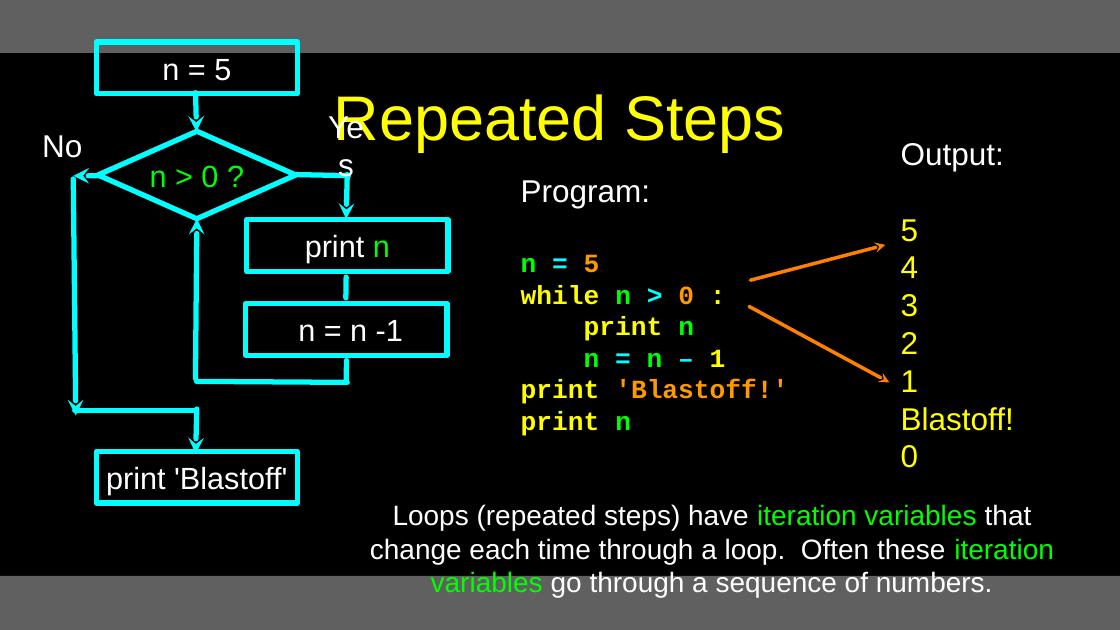
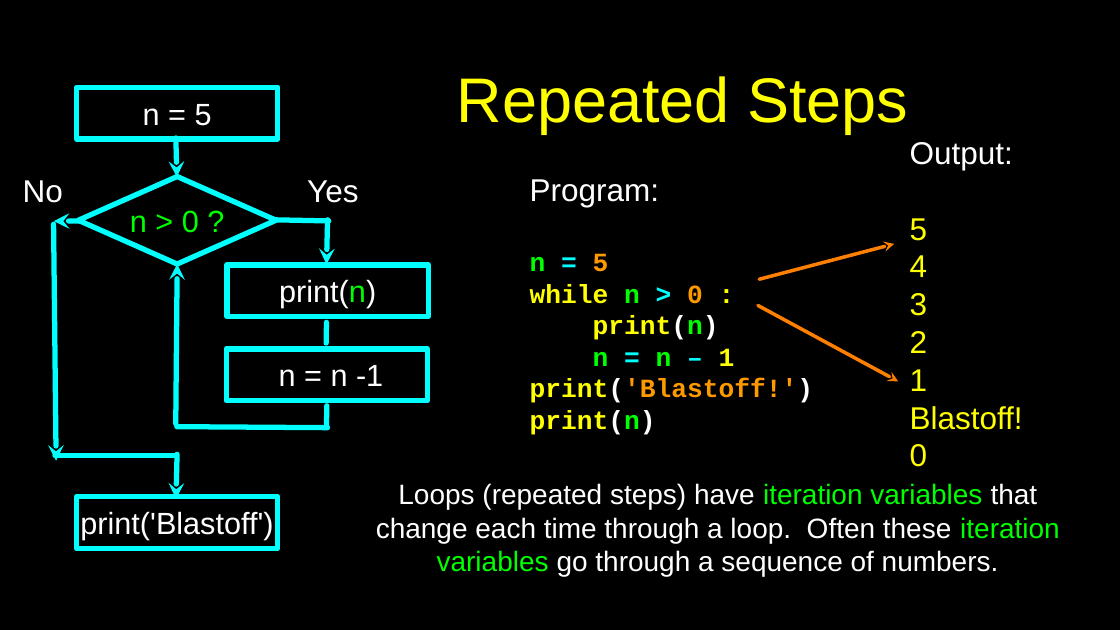
Before and after one commit to csev/py4e, a slide deck: slide 2 of lectures3/Pythonlearn-05-Iterations.pptx. Drawn at 1120x630 pixels with LibreOffice and Linux fonts; fonts in the diff are those of the drawing. Boxes give left, top, right and bottom in pixels: in the first picture for what was removed or moved away, otherwise in the second. Text is boxed around its words. In the diff, an @@ line names an element or a change of style, - is before the commit and + after.

```diff
--- a/lectures3/Pythonlearn-05-Iterations.pptx
+++ b/lectures3/Pythonlearn-05-Iterations.pptx
@@ rectangle removed at [0,0,1120,53] @@
@@ title "Repeated Steps": place and size @@
-title "Repeated Steps" at [334,94,785,152]
+title "Repeated Steps" at [457,76,908,134]
@@ text "Program:": place and size @@
-text "Program:" at [521,180,788,436]
+text "Program:" at [530,179,814,435]
@@ text "Yes" rewrapped from [321,123,371,166] to [307,180,358,203] @@
@@ 6 arrows, 5 lines, 4 rectangles, 1 text, 1 diamond: place and size @@
-6 arrows, 5 lines, 4 rectangles, 1 text, 1 diamond at [42,42,448,503]
+6 arrows, 5 lines, 4 rectangles, 1 text, 1 diamond at [23,88,428,549]
@@ text in rectangle at [279,279,376,308]: text changed @@
-print n
+print(n)
@@ text at [593,316,719,340]: text changed @@
-print n
+print(n)
@@ 2 arrows, 1 text: place and size @@
-2 arrows, 1 text at [749,143,1014,468]
+2 arrows, 1 text at [758,142,1023,467]
@@ text at [530,379,814,435]: text changed @@
-print 'Blastoff!'
-print n
+print('Blastoff!')
+print(n)
@@ text "Loops (repeated steps) have iteration ...": place and size @@
-text "Loops (repeated steps) have iteration ..." at [370,504,1054,598]
+text "Loops (repeated steps) have iteration ..." at [376,483,1060,576]
@@ text in rectangle at [80,511,273,540]: text changed @@
-print 'Blastoff'
+print('Blastoff')
@@ rectangle at [0,576,1120,630]: fill #606060 to #000000 @@
```
Also in this commit, not shown: 51 other slides changed, 5 other files.
